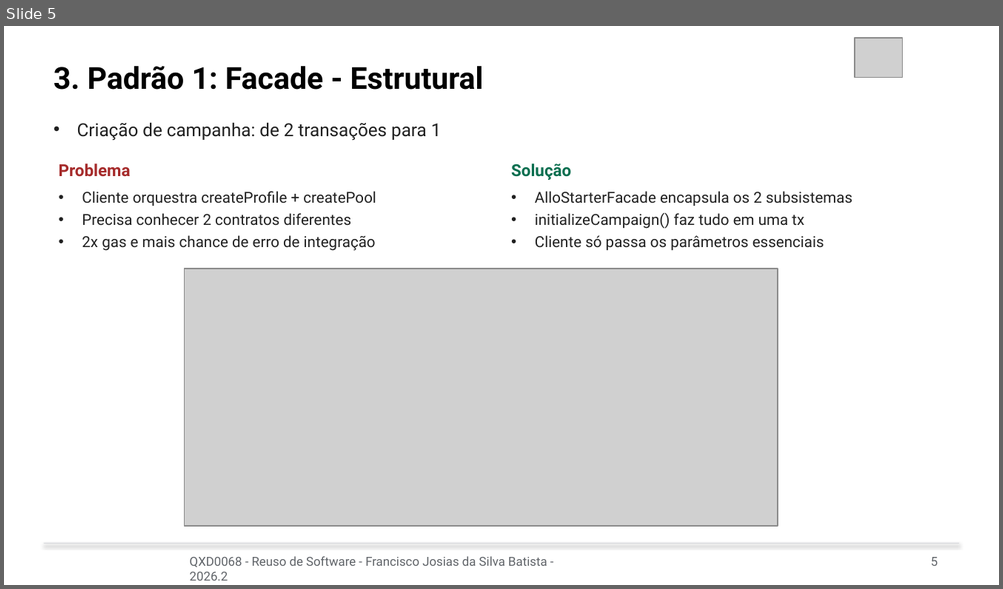
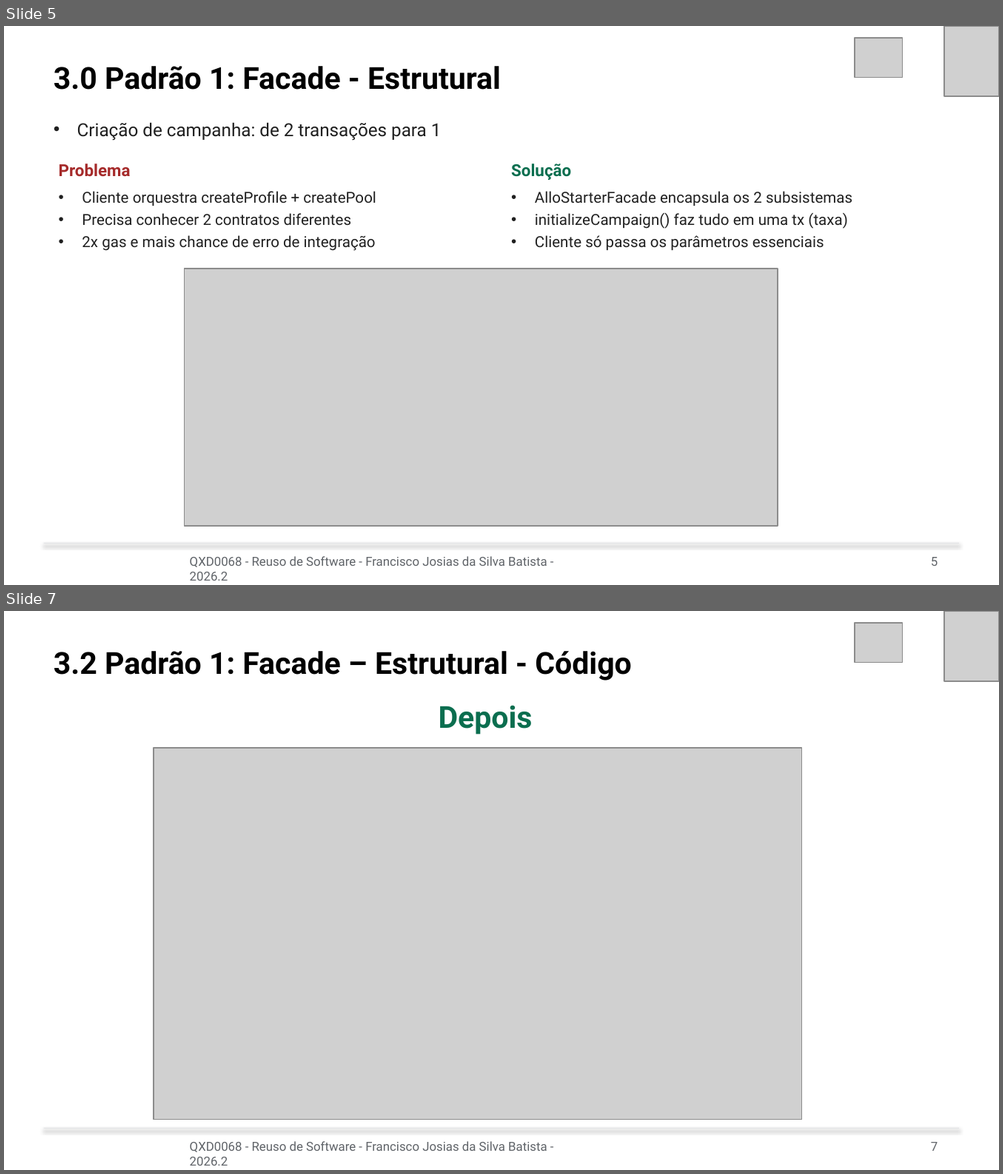
Before and after one commit to josiasdev/esufcqx, a slide deck: 10-semestre/reuso-software/Aula-18 - 14-10 - Apresentacao - do - trabalho 1 - refatoracao com padroes de projeto em sistema legado/Apresentacao_Allo_Protocol.pptx. Shown one above the other, each under a label of ours: slide 5 before the commit, slides 5 and 7 after it; the slides between them are not shown. The pictures are 1003x589 and 1003x1174 pixels, drawn with LibreOffice and Linux fonts; fonts in the diff are those of the drawing; grey boxes stand for pictures. Boxes give left, top, right and bottom in pixels: in the first picture for what was removed or moved away, otherwise in the second. Text is boxed around its words. In the diff, an @@ line names an element or a change of style, - is before the commit and + after.

```diff
--- a/10-semestre/reuso-software/Aula-18 - 14-10 - Apresentacao - do - trabalho 1 - refatoracao com padroes de projeto em sistema legado/Apresentacao_Allo_Protocol.pptx
+++ b/10-semestre/reuso-software/Aula-18 - 14-10 - Apresentacao - do - trabalho 1 - refatoracao com padroes de projeto em sistema legado/Apresentacao_Allo_Protocol.pptx
@@ slide 7 added at (x1=4, y1=611, x2=999, y2=1170), background #FFFFFF @@
@@ picture added at (x1=854, y1=623, x2=902, y2=663) @@
@@ picture added at (x1=944, y1=611, x2=999, y2=681) @@
@@ text added at (x1=54, y1=651, x2=632, y2=681), 22 pt, text #000000, bold @@
+3.2 Padrão 1: Facade – Estrutural - Código
@@ text added at (x1=438, y1=705, x2=532, y2=735), 22 pt, text #0B6E4F, bold @@
+Depois
@@ picture added at (x1=153, y1=748, x2=802, y2=1120) @@
@@ rectangle added at (x1=44, y1=1128, x2=959, y2=1129), fill #C8CBD0 @@
@@ text added at (x1=190, y1=1142, x2=547, y2=1166), 9 pt, text #5F6368 @@
+QXD0068 - Reuso de Software - Francisco Josias da Silva Batista - 2026.2
@@ text added at (x1=930, y1=1142, x2=937, y2=1151), 9 pt, text #5F6368 @@
+7
@@ slide 5 changed as well @@
@@ picture added at (x1=944, y1=26, x2=999, y2=96) @@
@@ text at (x1=54, y1=66, x2=501, y2=90): text changed @@
-3. Padrão 1: Facade - Estrutural
+3.0 Padrão 1: Facade - Estrutural
@@ text at (x1=535, y1=213, x2=847, y2=229): text changed @@
-• initializeCampaign() faz tudo em uma tx
+• initializeCampaign() faz tudo em uma tx (taxa)
```
Also in this commit, not shown: 11 other slides changed, 7 other slides added, 30 other files.
